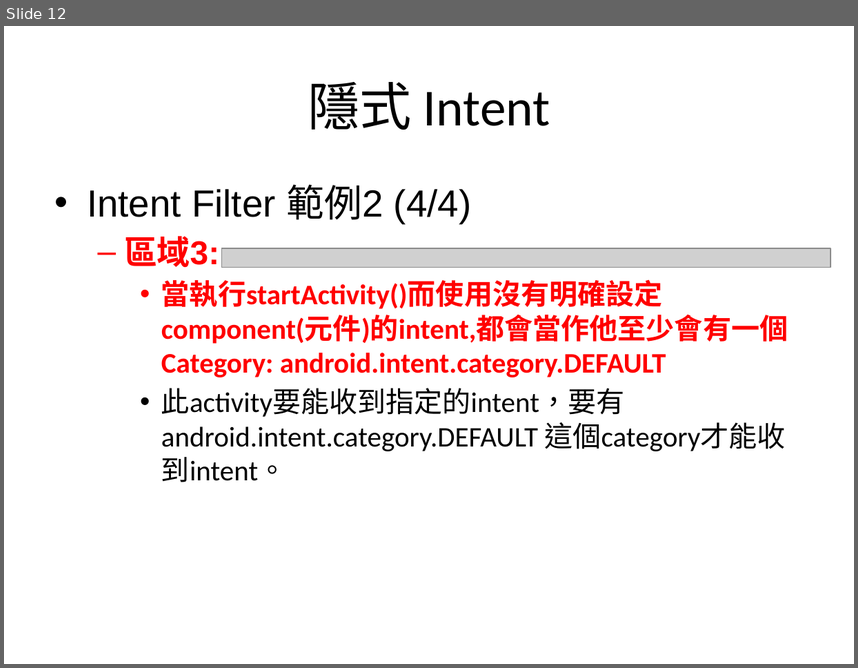
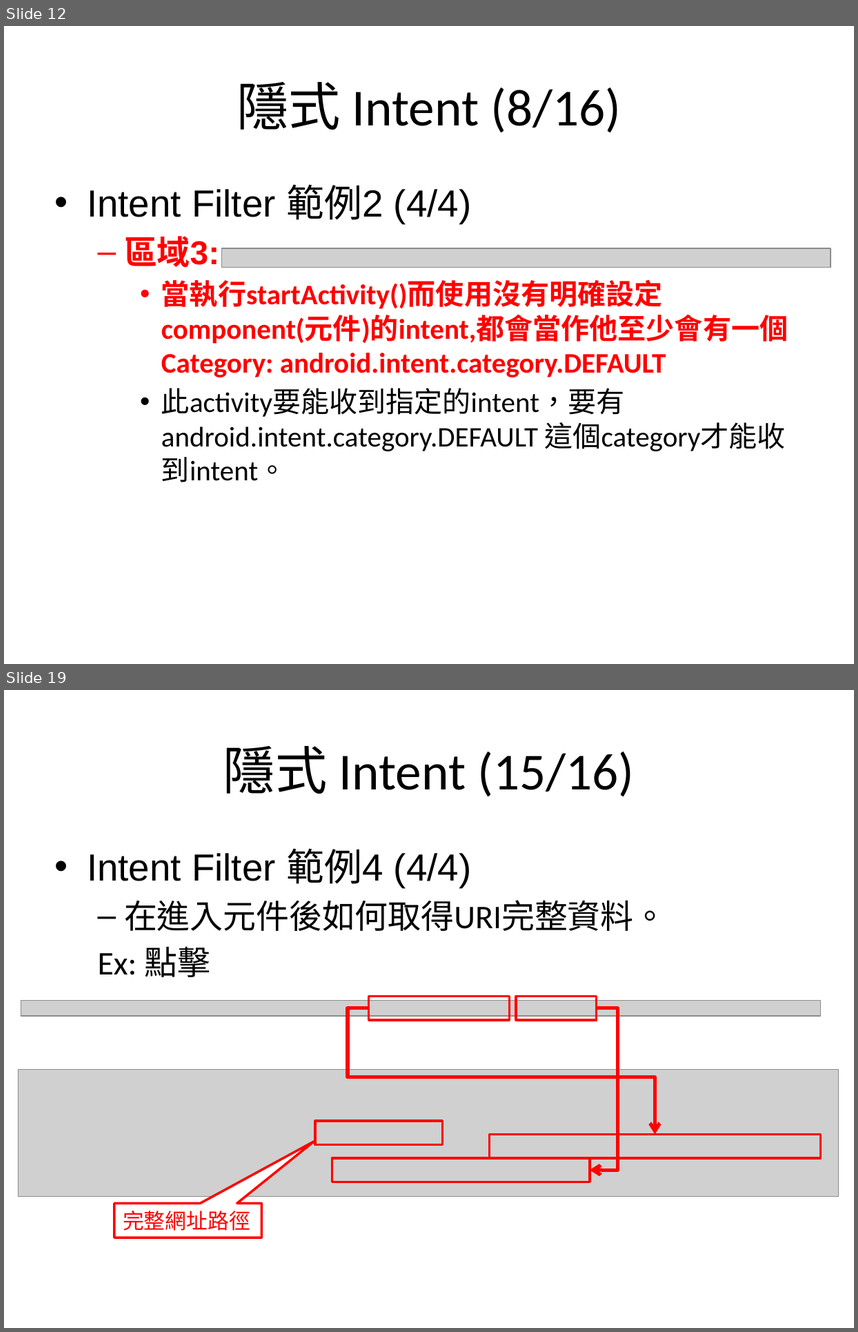
Before and after one commit to sonnyshih/AndroidDemoSample, a slide deck: CustomerUIDemo/Intent and Intent Filter instruction.pptx. Shown one above the other, each under a label of ours: slide 12 before the commit, slides 12 and 19 after it; the slides between them are not shown. The pictures are 858x668 and 858x1332 pixels, drawn with LibreOffice and Linux fonts; fonts in the diff are those of the drawing; grey boxes stand for pictures. Boxes give left, top, right and bottom in pixels: in the first picture for what was removed or moved away, otherwise in the second. Text is boxed around its words. In the diff, an @@ line names an element or a change of style, - is before the commit and + after.

Commit message:
Add the Intent filter demo.

```diff
--- a/CustomerUIDemo/Intent and Intent Filter instruction.pptx
+++ b/CustomerUIDemo/Intent and Intent Filter instruction.pptx
@@ slide 19 added at <box>4,690,854,1328</box>, background #FFFFFF @@
@@ title added at <box>223,746,634,797</box>, 44 pt, text #000000 @@
+隱式 Intent (15/16)
@@ text added at <box>87,848,666,977</box>, 28 pt, text #000000 @@
+• Intent Filter 範例4 (4/4)
+  – 在進入元件後如何取得URI完整資料。
+  Ex: 點擊
@@ rectangle added at <box>369,996,509,1020</box>, outline #FF0000 2 pt @@
@@ rectangle added at <box>516,996,595,1020</box>, outline #FF0000 2 pt @@
@@ picture added at <box>21,1000,821,1016</box> @@
@@ elbow arrow added from (369, 1008) to (655, 1134), #FF0000 3 pt @@
@@ elbow arrow added from (597, 1008) to (590, 1170), #FF0000 3 pt @@
@@ picture added at <box>18,1069,839,1196</box> @@
@@ rectangle added at <box>315,1121,443,1145</box>, outline #FF0000 2 pt @@
@@ rectangle added at <box>489,1134,821,1158</box>, outline #FF0000 2 pt @@
@@ rectangle added at <box>332,1158,590,1181</box>, outline #FF0000 2 pt @@
@@ speech box added at <box>114,1203,261,1236</box>, fill #FFFFFF, outline #FF0000 2 pt, 18 pt, text #FF0000 @@
+完整網址路徑
@@ slide 12 changed as well @@
@@ title at <box>237,82,621,133</box>: text changed @@
-隱式 Intent
+隱式 Intent (8/16)
```
Also in this commit, not shown: 8 other slides changed, 7 other slides added, 10 other files.
